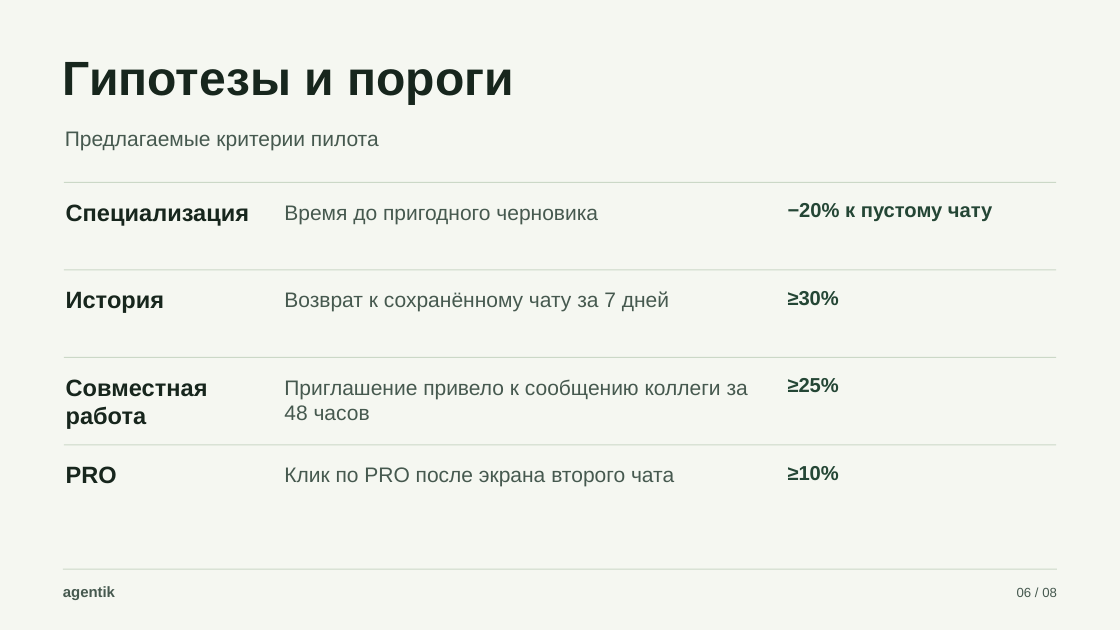
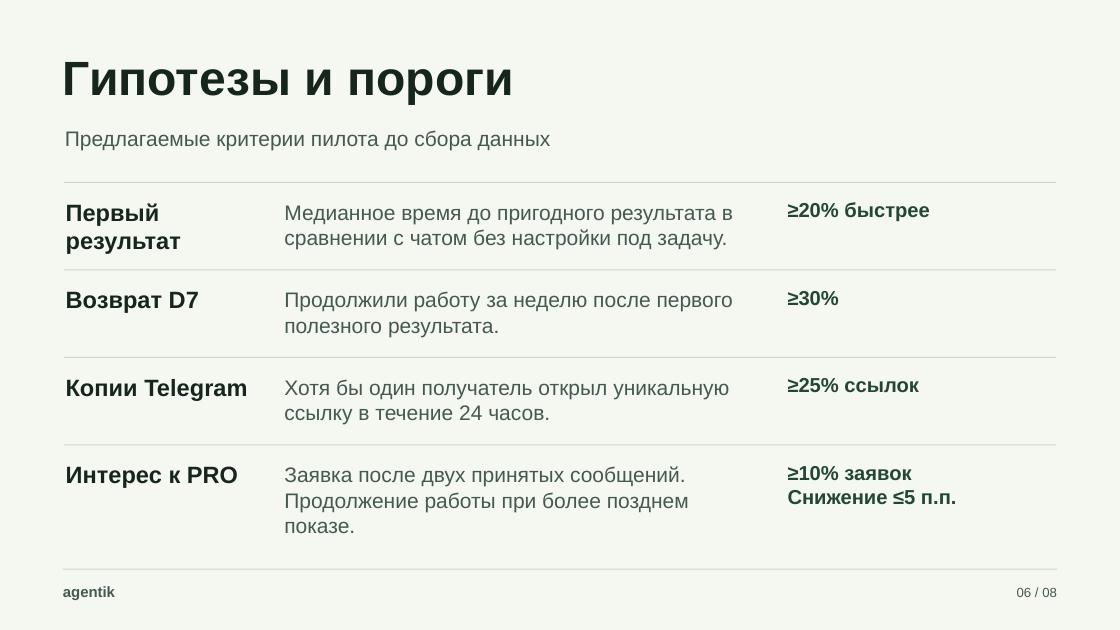
Before and after one commit to SergeyBukharev/agentik, a slide deck: slide 6 of docs/agentik-product-story.pptx. Drawn at 1120x630 pixels with LibreOffice and Linux fonts; fonts in the diff are those of the drawing. Boxes give left, top, right and bottom in pixels: in the first picture for what was removed or moved away, otherwise in the second. Text is boxed around its words. In the diff, an @@ line names an element or a change of style, - is before the commit and + after.

Commit message:
Package Telegram Mini App and refresh Agentik project materials

```diff
--- a/docs/agentik-product-story.pptx
+++ b/docs/agentik-product-story.pptx
@@ text at [65, 130, 551, 151]: text changed @@
-Предлагаемые критерии пилота
+Предлагаемые критерии пилота до сбора данных
@@ text at [66, 203, 181, 254]: text changed @@
-Специализация
+Первый результат
@@ text at [284, 205, 733, 250]: text changed @@
-Время до пригодного черновика
+Медианное время до пригодного результата в сравнении с чатом без настройки под задачу.
@@ text at [788, 202, 929, 221]: text changed @@
-−20% к пустому чату
+≥20% быстрее
@@ text at [66, 291, 199, 313]: text changed @@
-История
+Возврат D7
@@ text at [284, 291, 733, 337]: text changed @@
-Возврат к сохранённому чату за 7 дней
+Продолжили работу за неделю после первого полезного результата.
@@ text at [66, 379, 247, 401]: text changed @@
-Совместная работа
+Копии Telegram
@@ text at [284, 379, 729, 425]: text changed @@
-Приглашение привело к сообщению коллеги за 48 часов
+Хотя бы один получатель открыл уникальную ссылку в течение 24 часов.
@@ text at [788, 378, 918, 392]: text changed @@
-≥25%
+≥25% ссылок
@@ text at [66, 466, 238, 488]: text changed @@
-PRO
+Интерес к PRO
@@ text at [284, 466, 689, 533]: text changed @@
-Клик по PRO после экрана второго чата
+Заявка после двух принятых сообщений. Продолжение работы при более позднем показе.
@@ text at [788, 466, 957, 504]: text changed @@
-≥10%
+≥10% заявок
+Снижение ≤5 п.п.
```
Also in this commit, not shown: 6 other slides changed, 1 slide added, 1 slide removed, 50 other files.
